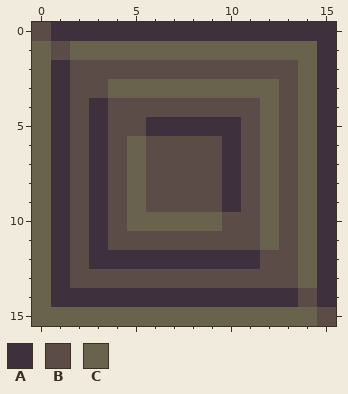
One commit to this pixel-art sprite: textures/square-dark-square-in.png. This is how it looked before the edit.
The file is 32x32 pixels, drawn in blocks of 2x2; one block is one cell here.
Palette (. is transparent): A #3f303d  B #5b4c47  C #69624c
Pixels before, first column x 0:
 0 BAAAAAAAAAAAAAAA
 1 CBCCCCCCCCCCCCCA
 2 CABBBBBBBBBBBBCA
 3 CABBCCCCCCCCCBCA
 4 CABABBBBBBBBCBCA
 5 CABABBAAAAABCBCA
 6 CABABCBBBBABCBCA
 7 CABABCBBBBABCBCA
 8 CABABCBBBBABCBCA
 9 CABABCBBBBABCBCA
10 CABABCCCCCBBCBCA
11 CABABBBBBBBBCBCA
12 CABAAAAAAAAABBCA
13 CABBBBBBBBBBBBCA
14 CAAAAAAAAAAAAABA
15 CCCCCCCCCCCCCCCB
After the commit:
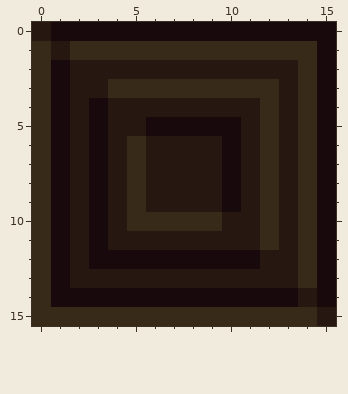
Change:
colour A: #3f303d -> #17090c
colour B: #5b4c47 -> #271711
colour C: #69624c -> #372a18
Changed places in both pictures, as pixel boxes (x1, y1, x2, y2):
changed: (32, 22, 336, 326)
